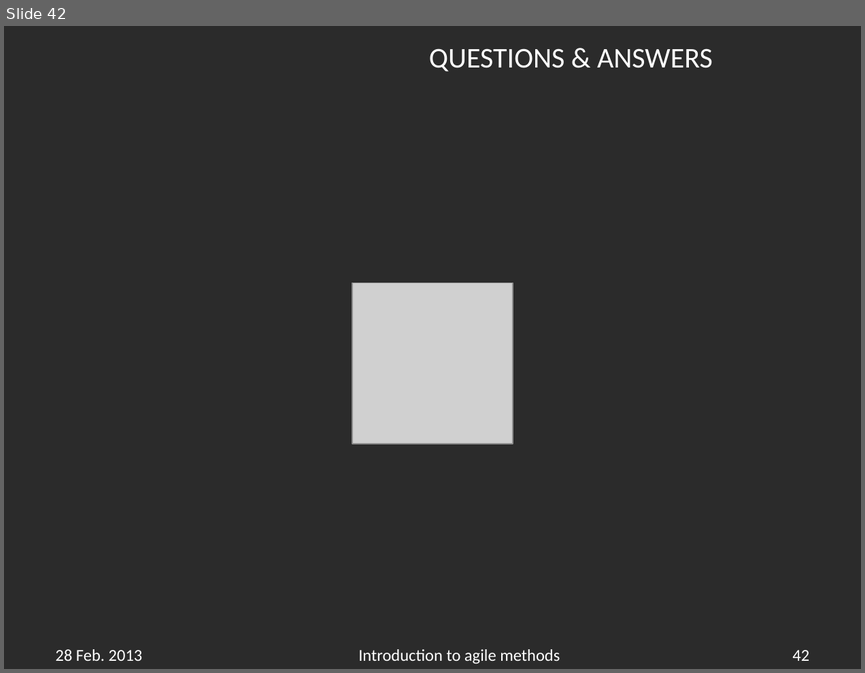
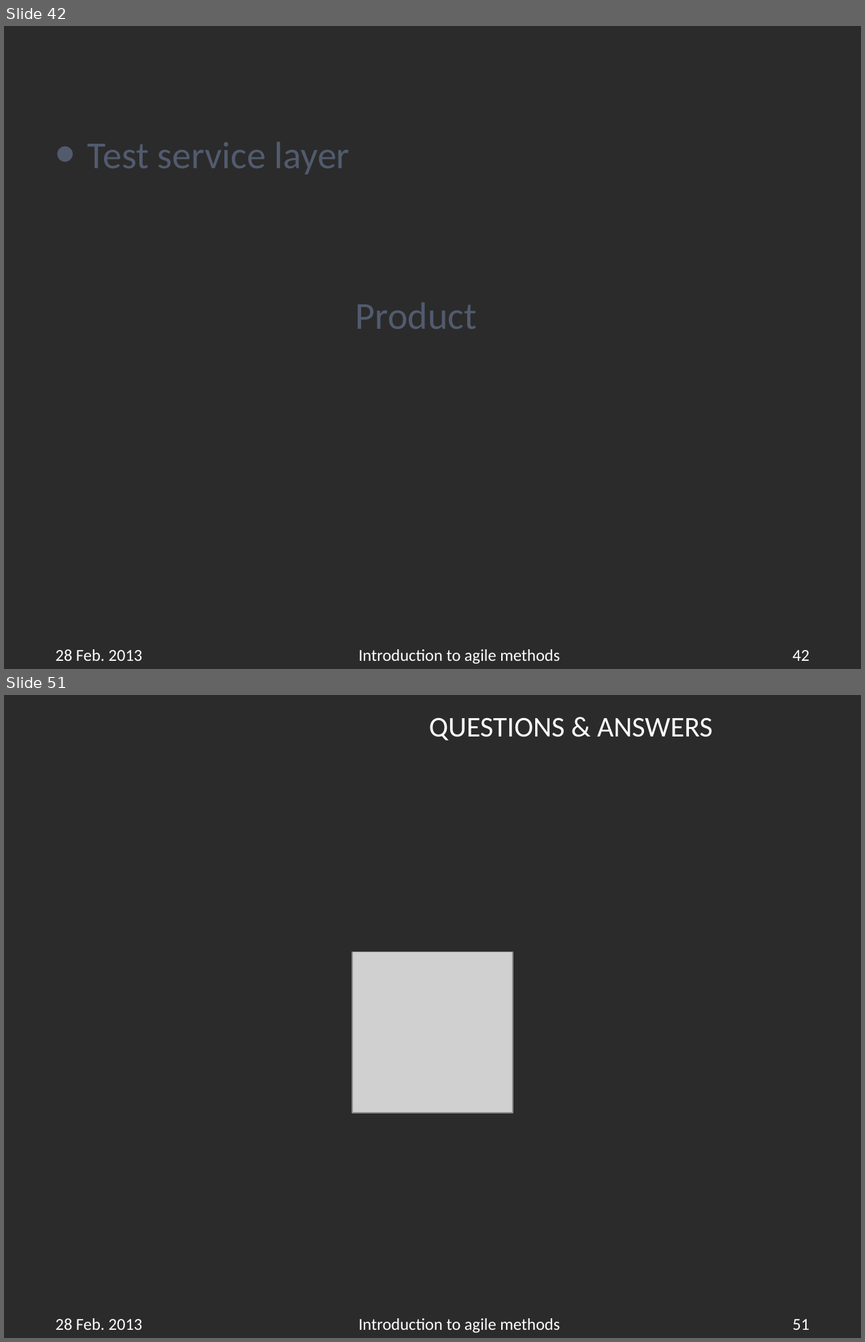
Before and after one commit to APGoblinShark/ap-bb-resources, a slide deck: AP-BrownBag(Javascript).pptx. Shown one above the other, each under a label of ours: slide 42 before the commit, slides 42 and 51 after it; the slides between them are not shown. The pictures are 865x673 and 865x1342 pixels, drawn with LibreOffice and Linux fonts; fonts in the diff are those of the drawing; grey boxes stand for pictures; background and template pictures are left out; a plain dark background stands for a picture behind light text. Boxes give left, top, right and bottom in pixels: in the first picture for what was removed or moved away, otherwise in the second. Text is boxed around its words. In the diff, an @@ line names an element or a change of style, - is before the commit and + after.

Commit message:
Sample unit test

```diff
--- a/AP-BrownBag(Javascript).pptx
+++ b/AP-BrownBag(Javascript).pptx
@@ slide 42 added at (x1=4, y1=26, x2=861, y2=669), background picture (left out) @@
@@ text added at (x1=88, y1=142, x2=477, y2=329), 32 pt, text #525B6E @@
+• Test service layer
+Product
@@ text added at (x1=56, y1=649, x2=143, y2=660), 14 pt, text #FFFFFF @@
+28 Feb. 2013
@@ text added at (x1=358, y1=649, x2=560, y2=663), 14 pt, text #FFFFFF @@
+Introduction to agile methods
@@ page number added at (x1=792, y1=650, x2=809, y2=660), 14 pt, text #FFFFFF @@
+42
@@ what was slide 42 is now slide 51 @@
@@ page number at (x1=792, y1=1319, x2=809, y2=1329): text changed @@
-42
+51
```
Also in this commit, not shown: 1 slide changed, 8 other slides added.
